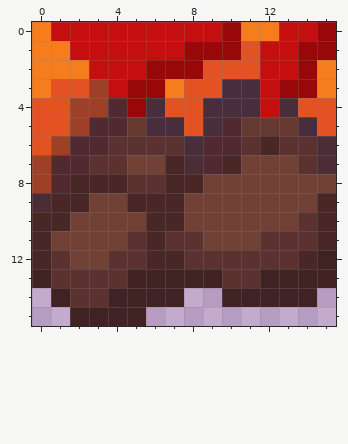
Pixel-art sprite: My project/Assets/Blood_on_orange.png. Above is the file before it was changed.
The file is 16x16 pixels.
The result:
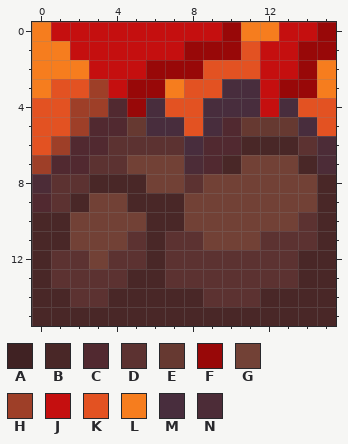
Palette (. is transparent): A #402223  B #492727  C #512930  D #5c3231  E #663931  F #980808  G #724136  H #9e3f28  J #c50f0f  K #e35222  L #f67d1e  M #482d3d  N #4c2c37
The exact change:
The author put colour B in row 14 at x 0, 8 and 15; in row 15 at x 0 to 1 and 6 to 15.
Colour A becomes colour B in row 12 at x 15; in row 13 at x 0, 5 to 6 and 14 to 15; in row 14 at x 1, 4 to 7 and 12 to 14; in row 15 at x 2 to 5.
Colour D becomes colour B in row 6 at x 11 and 13; in row 7 at x 14; in row 8 at x 5.
Colour G becomes colour B in row 8 at x 15; in row 11 at x 1.
Colour N becomes colour C in row 9 at x 0.
The author put colour D in row 14 at x 9.
Colour A becomes colour D in row 13 at x 7 to 9 and 12 to 13; in row 14 at x 10 to 11.
Colour B becomes colour D in row 8 at x 2 and 8; in row 9 at x 1; in row 12 at x 7.
Colour C becomes colour D in row 8 at x 1.
Colour G becomes colour D in row 12 at x 2.
Colour B becomes colour G in rows 7 to 8 at x 7.
Colour D becomes colour G in row 8 at x 6.
Colour H becomes colour N in row 8 at x 0.
Changed places in both pictures, as pixel boxes (x1, y1, x2, y2):
changed: (32, 136, 336, 326)
